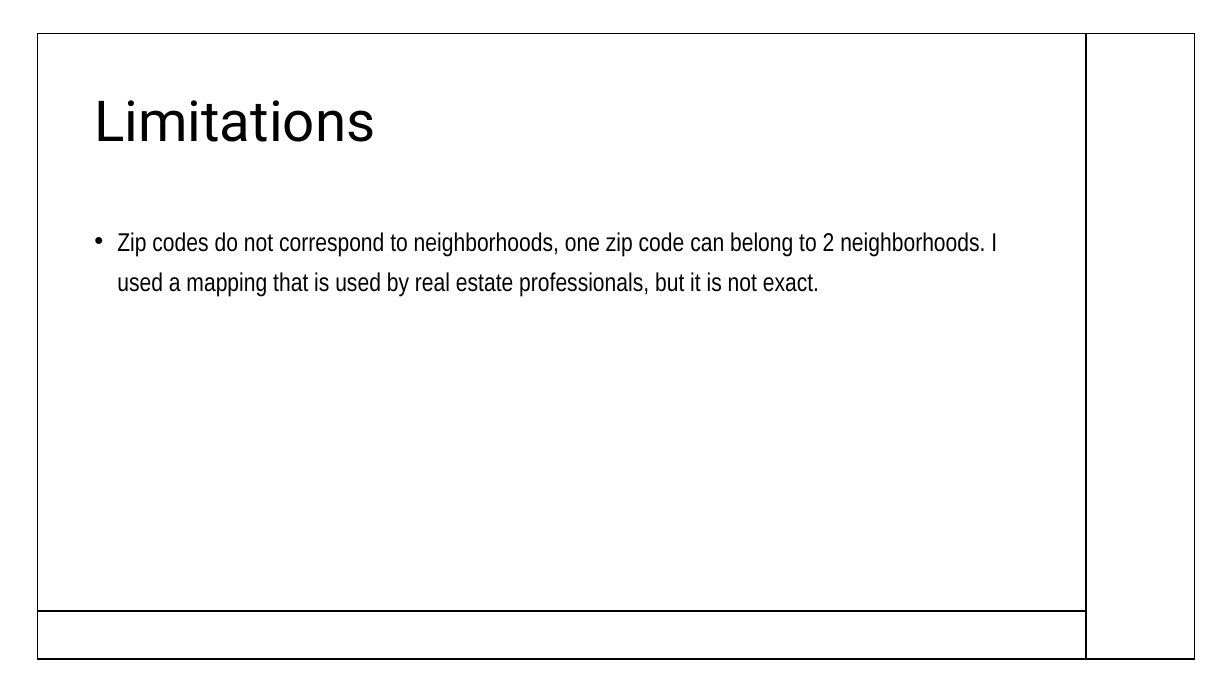
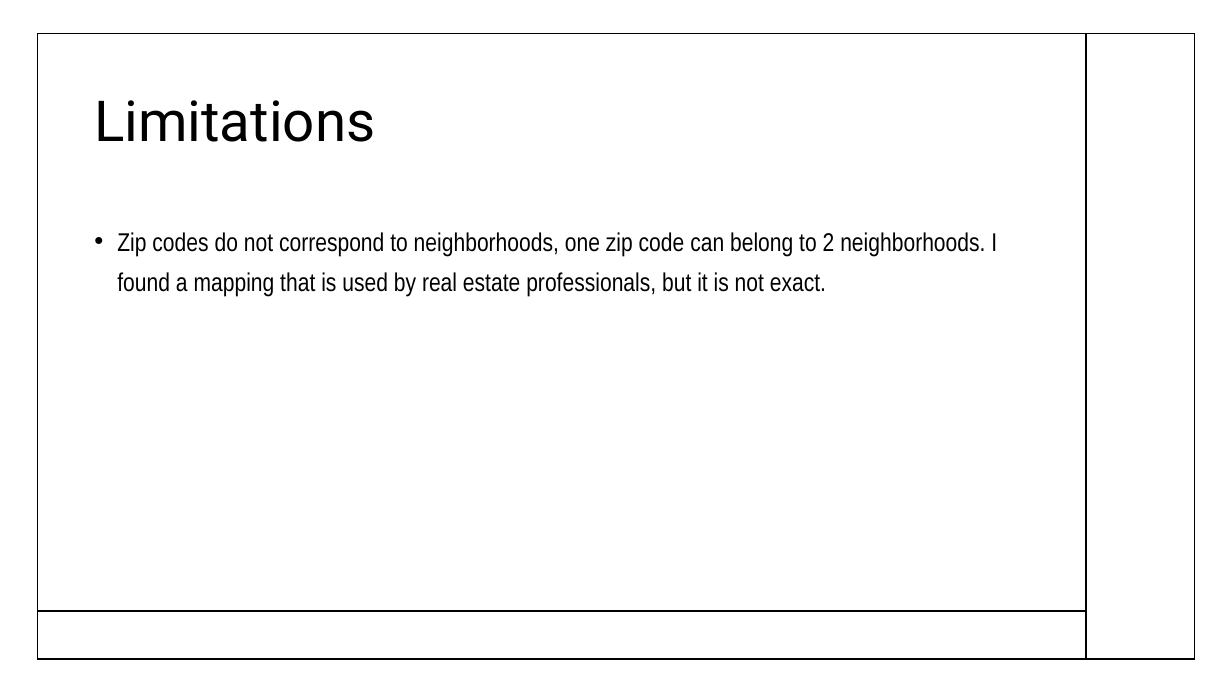
Before and after one commit to linako111/python311, a slide deck: slide 13 of Presentation1.pptx (slide 10 before the commit). Drawn at 1232x693 pixels with LibreOffice and Linux fonts; fonts in the diff are those of the drawing. Boxes give left, top, right and bottom in pixels: in the first picture for what was removed or moved away, otherwise in the second. Text is boxed around its words. In the diff, an @@ line names an element or a change of style, - is before the commit and + after.

```diff
--- a/Presentation1.pptx
+++ b/Presentation1.pptx
@@ text at [117, 232, 997, 297]: text changed @@
-• Zip codes do not correspond to neighborhoods, one zip code can belong to 2 neighborhoods. I used a mapping that is used by real estate professionals, but it is not exact.
+• Zip codes do not correspond to neighborhoods, one zip code can belong to 2 neighborhoods. I found a mapping that is used by real estate professionals, but it is not exact.
```
Also in this commit, not shown: 1 other slide changed, 3 slides added, 3 other files.
